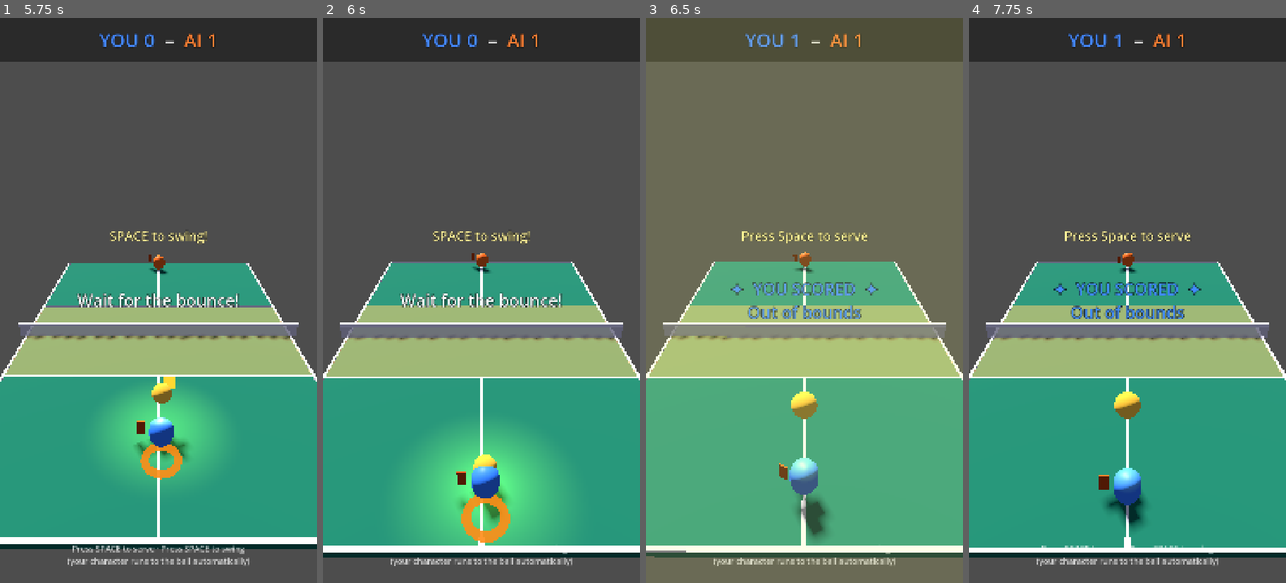
Above: before the commit, frames 1-4 (left to right).
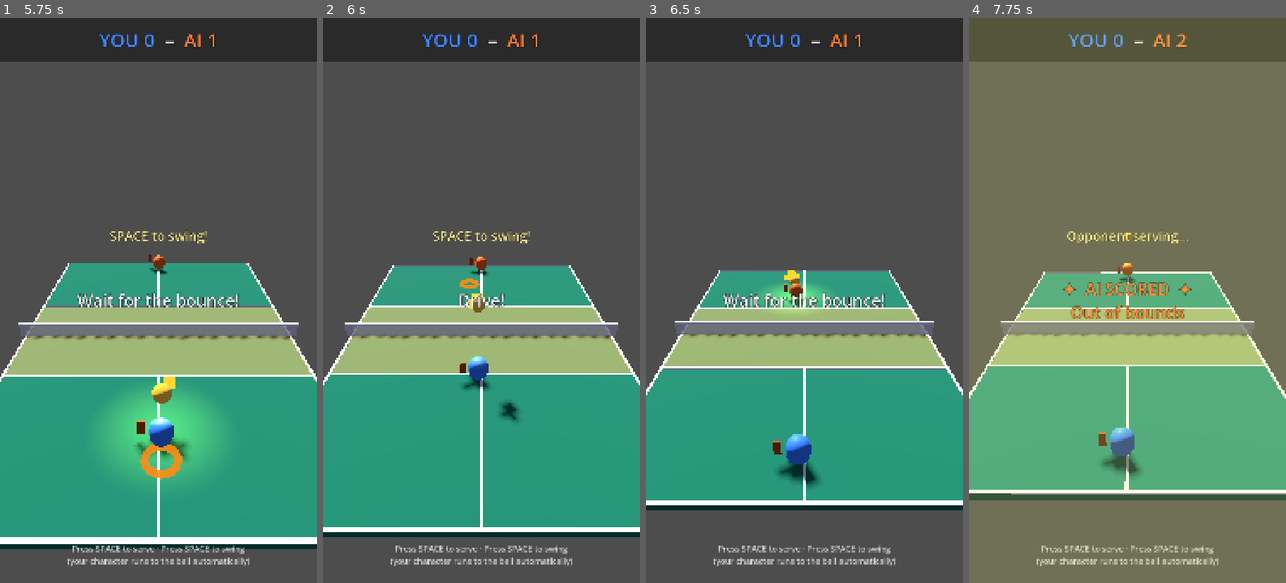
Above: after the commit, the same moments.

Repository: altafhssn/pickleball
Game: Godot game, scene res://scenes/Main.tscn
Same seed, same stepped clock (60 frames per second), same inputs: the game is played once before the commit and once after it.
Inputs (mouse positions are in pixels of both pictures, inside the frame that each line leads up to):
- Up to frame 1 (5.75 s): click "▶ Quick Match" at 0.5 s; tap Space at 1.25, 2.75, 4.25 s; move the mouse to (228, 272) at 1.27 s; hold Space 1.28-2 s; click (228, 272) at 1.42 s; drag from (95, 328) to (142, 413) at 2.02 s; move the mouse to (190, 176) at 2.77 s; hold Space 2.78-3.5 s; click (190, 176) at 2.92 s; drag from (142, 413) to (63, 215) at 3.52 s; move the mouse to (253, 385) at 4.27 s; hold Space 4.28-5 s; click (253, 385) at 4.42 s; drag from (63, 215) to (110, 159) at 5.02 s
- Up to frame 2 (6 s): move the mouse to (497, 300) at 5.77 s; hold Space from 5.78 s (still down); click (497, 300) at 5.92 s
- Up to frame 3 (6.5 s): keep holding Space
- Up to frame 4 (7.75 s): release Space at 6.5 s; drag from (1079, 159) to (1064, 328) at 6.52 s; move the mouse to (1197, 272) at 7.27 s; hold Space from 7.28 s (still down); click (1197, 272) at 7.42 s

Frame 1 is identical in both runs. In frame 2, 16% of the frame differs, in the area x 0-100%, y 41-96%; in frame 3, 94%; in frame 4, 95%, in the area x 0-100%, y 0-100%.

Commit message:
[fix] Space-press for swing was being swallowed by serve tracker
In the Wii-Sports rework I shared a single `was_space_pressed` flag
between `_process_serve_input` and `_process_rally_input`. Serve
input runs first each frame and updated the flag on the same frame
the user pressed Space, which made rally input see no edge — every
swing attempt was silently dropped.

Split into two independent trackers — `was_serve_space_pressed` and
`was_rally_space_pressed` — each only updated by its own handler.
Both edge-detect cleanly now.

Co-Authored-By: Claude Opus 4.7 <noreply@anthropic.com>

Diff:
--- a/scripts/Main.gd
+++ b/scripts/Main.gd
@@ -53,8 +53,10 @@
 const PLAYER_BASELINE: float = -1.3
 const OPPONENT_BASELINE: float = 1.3
 
-# Wii-Sports-style one-button gameplay state.
-var was_space_pressed: bool = false
+# Wii-Sports-style one-button gameplay state. Two trackers because serve
+# and rally share the Space key and we want both to edge-detect cleanly.
+var was_serve_space_pressed: bool = false
+var was_rally_space_pressed: bool = false
 # AI auto-swing — fires after a brief reaction window once the ball is in
 # range of the AI character.
 var ai_ready_to_swing: bool = false
@@ -258,30 +260,21 @@
 
 func _process_serve_input(_delta: float) -> void:
 	# Wii-Sports serve: one tap of Space serves the ball. No aim, no charge.
-	if not (game_state.can_serve() and is_player_serving and player_serve_ready):
-		was_space_pressed = Input.is_key_pressed(KEY_SPACE)
-		return
-
 	var space_now: bool = Input.is_key_pressed(KEY_SPACE)
-	if space_now and not was_space_pressed:
-		_launch_player_serve(0.8)
-	was_space_pressed = space_now
+	if game_state.can_serve() and is_player_serving and player_serve_ready:
+		if space_now and not was_serve_space_pressed:
+			_launch_player_serve(0.8)
+	was_serve_space_pressed = space_now
 
 func _process_rally_input() -> void:
 	# Wii-Sports rally swing: one tap of Space hits the ball when it's on
 	# the player's side. Whether the swing connects depends only on whether
 	# the ball is in PLAYER_HIT_RANGE of the character.
-	# (We don't double-handle Space during SERVE_WAIT — _process_serve_input
-	# owns that phase; here we only act if PLAY is active.)
-	if not (rally_active and ball.is_in_play and ball.position.z < 0):
-		return
-	# Avoid double-firing if both functions ran on the same Space-down.
-	if game_state.can_serve():
-		return
 	var space_now: bool = Input.is_key_pressed(KEY_SPACE)
-	if space_now and not was_space_pressed:
-		_player_swing()
-	was_space_pressed = space_now
+	if rally_active and ball.is_in_play and ball.position.z < 0 and not game_state.can_serve():
+		if space_now and not was_rally_space_pressed:
+			_player_swing()
+	was_rally_space_pressed = space_now
 
 # Wii-Sports player swing: forgiving — if the ball is anywhere within
 # PLAYER_HIT_RANGE of the character, the swing connects and the ball flies
@@ -1201,7 +1194,8 @@
 	total_bounces_in_rally = 0
 	ai_ready_to_swing = false
 	ai_swing_timer = 0.0
-	was_space_pressed = false
+	was_serve_space_pressed = false
+	was_rally_space_pressed = false
 	match_manager.reset_rally()
 	ai_manager.reset()
 	ball.reset()
